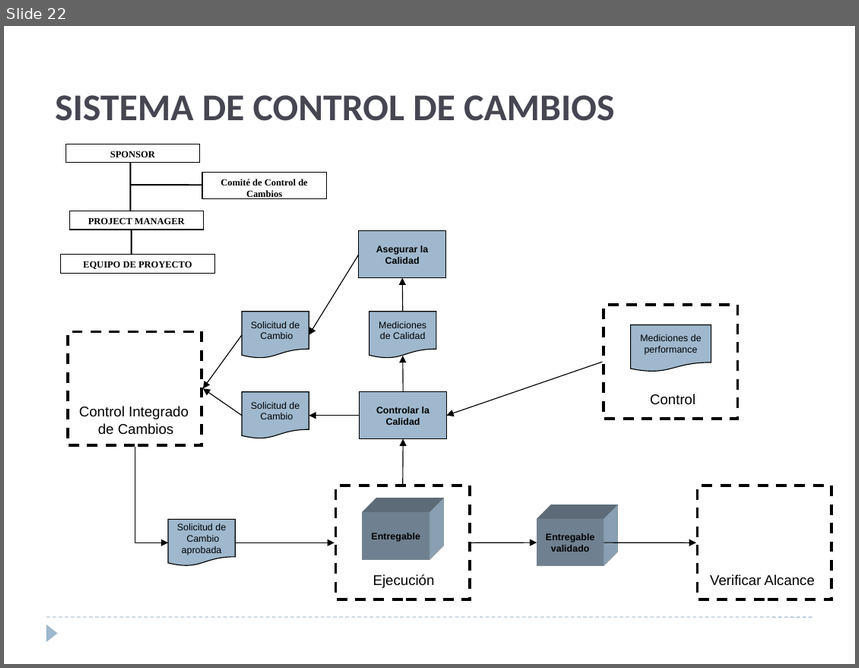
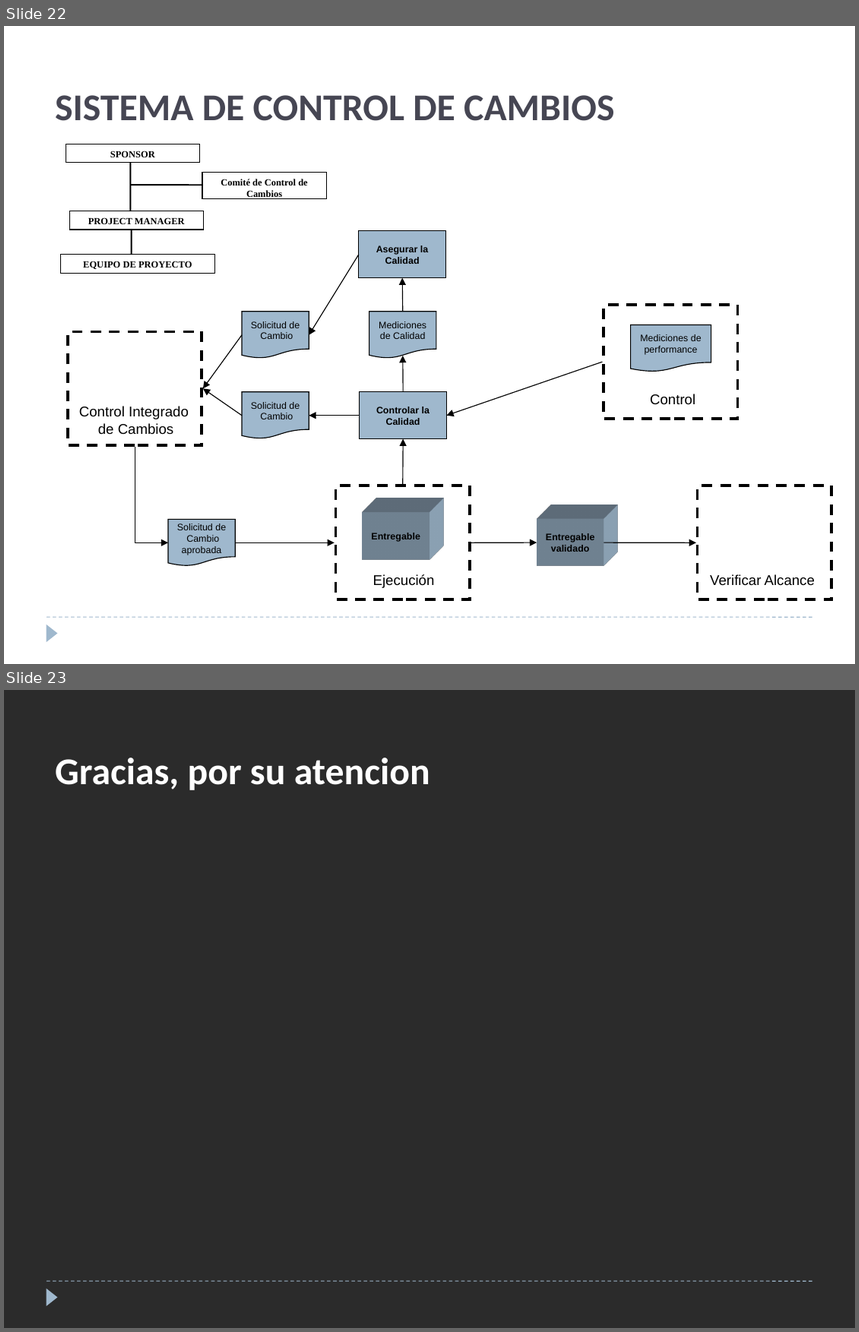
Before and after one commit to ebenites/gpy031, a slide deck: Sesion 10/presentacion.pptx. Shown one above the other, each under a label of ours: slide 22 before the commit, slides 22 and 23 after it. The pictures are 859x668 and 859x1332 pixels, drawn with LibreOffice and Linux fonts; fonts in the diff are those of the drawing; background and template pictures are left out; a plain dark background stands for a picture behind light text. Boxes give left, top, right and bottom in pixels: in the first picture for what was removed or moved away, otherwise in the second. Text is boxed around its words. In the diff, an @@ line names an element or a change of style, - is before the commit and + after.

```diff
--- a/Sesion 10/presentacion.pptx
+++ b/Sesion 10/presentacion.pptx
@@ slide 23 added at [4, 690, 855, 1328], background picture (left out); not listed: 2 template elements that a slide beside it also shows @@
@@ title added at [55, 758, 430, 790], 32 pt, text #FFFFFF, bold @@
+Gracias, por su atencion
```
Also in this commit, not shown: 7 other files.
